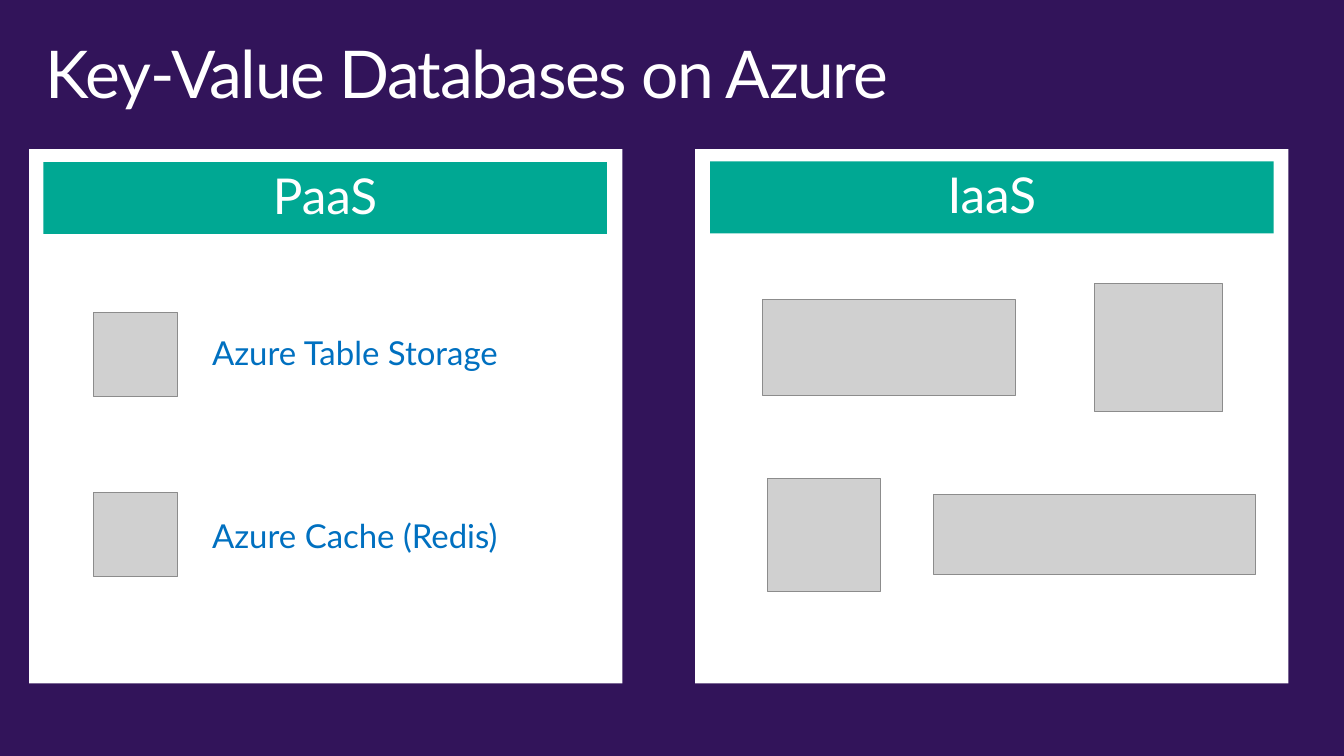
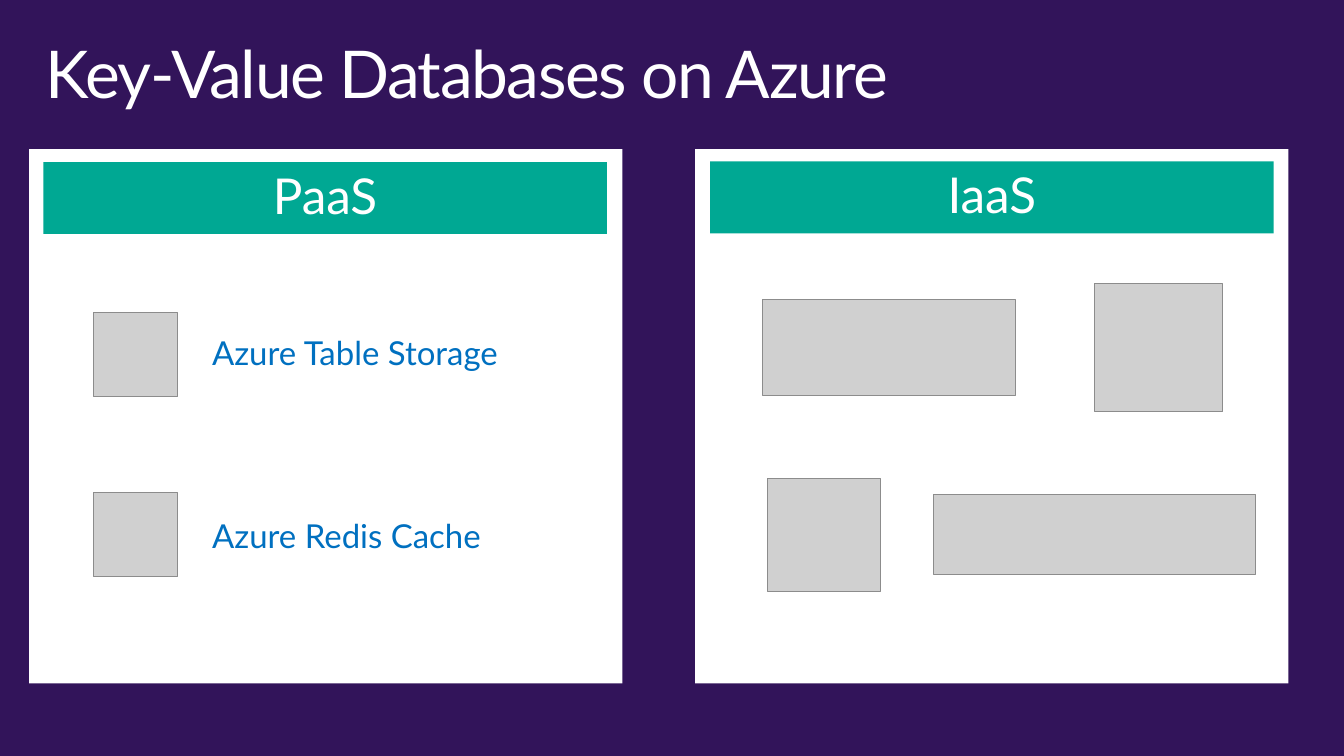
Before and after one commit to wely/DevCamp, a slide deck: slide 28 of Presentation/Module02-ModernCloudApps.pptx. Drawn at 1344x756 pixels with LibreOffice and Linux fonts; fonts in the diff are those of the drawing; grey boxes stand for pictures; background and template pictures are left out. Boxes give left, top, right and bottom in pixels: in the first picture for what was removed or moved away, otherwise in the second. Text is boxed around its words. In the diff, an @@ line names an element or a change of style, - is before the commit and + after.

Commit message:
Typos

```diff
--- a/Presentation/Module02-ModernCloudApps.pptx
+++ b/Presentation/Module02-ModernCloudApps.pptx
@@ text at [212,523,481,549]: text changed @@
-Azure Cache (Redis)
+Azure Redis Cache
```
Also in this commit, not shown: 1 other slide changed.
